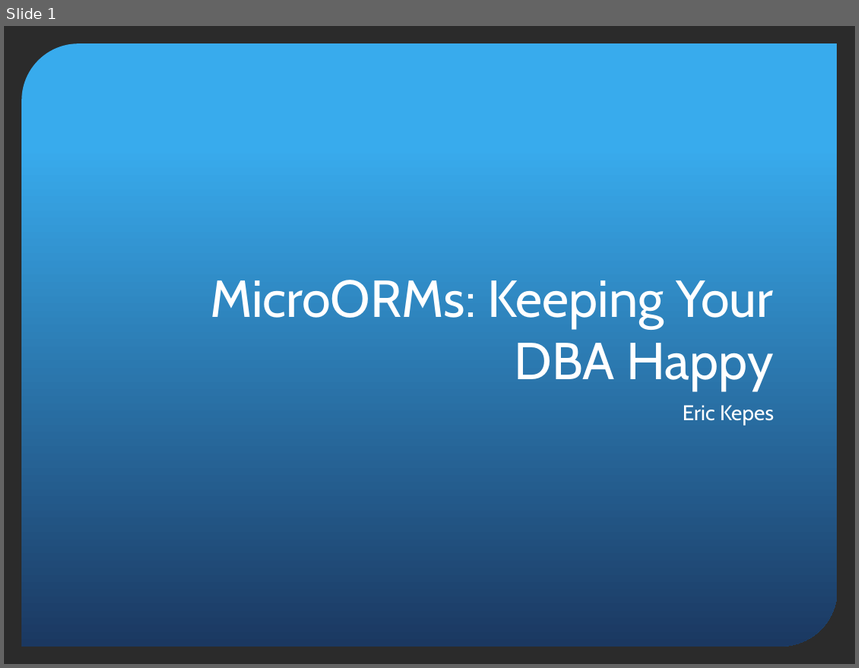
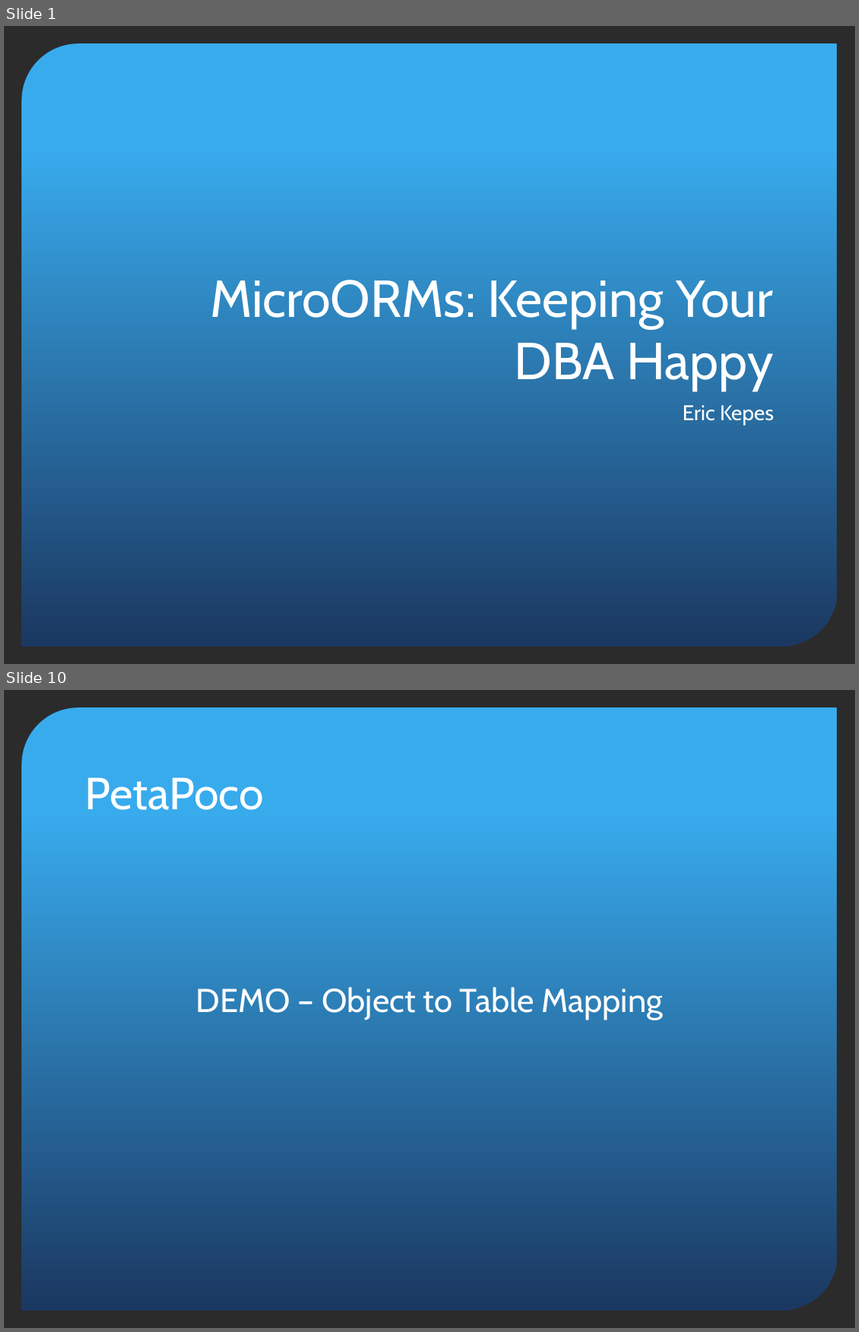
Before and after one commit to ekepes/Presentations, a slide deck: MicroORMs/MicroORMs - Keeping Your DBA Happy.pptx. Shown one above the other, each under a label of ours: slide 1 before the commit, slides 1 and 10 after it; the slides between them are not shown. The pictures are 859x668 and 859x1332 pixels, drawn with LibreOffice and Linux fonts; fonts in the diff are those of the drawing; background and template pictures are left out; a plain dark background stands for a picture behind light text. Boxes give left, top, right and bottom in pixels: in the first picture for what was removed or moved away, otherwise in the second. Text is boxed around its words. In the diff, an @@ line names an element or a change of style, - is before the commit and + after.

```diff
--- a/MicroORMs/MicroORMs - Keeping Your DBA Happy.pptx
+++ b/MicroORMs/MicroORMs - Keeping Your DBA Happy.pptx
@@ slide 10 added at [4,690,855,1328], background picture (left out); not listed: 1 template element that a slide beside it also shows @@
@@ title added at [85,777,264,810], 38 pt, text #FFFFFF @@
+PetaPoco
@@ text added at [196,987,663,1021], 28 pt, text #FFFFFF @@
+DEMO – Object to Table Mapping
```
Also in this commit, not shown: 1 slide changed, 10 other slides added, 1 other file.
